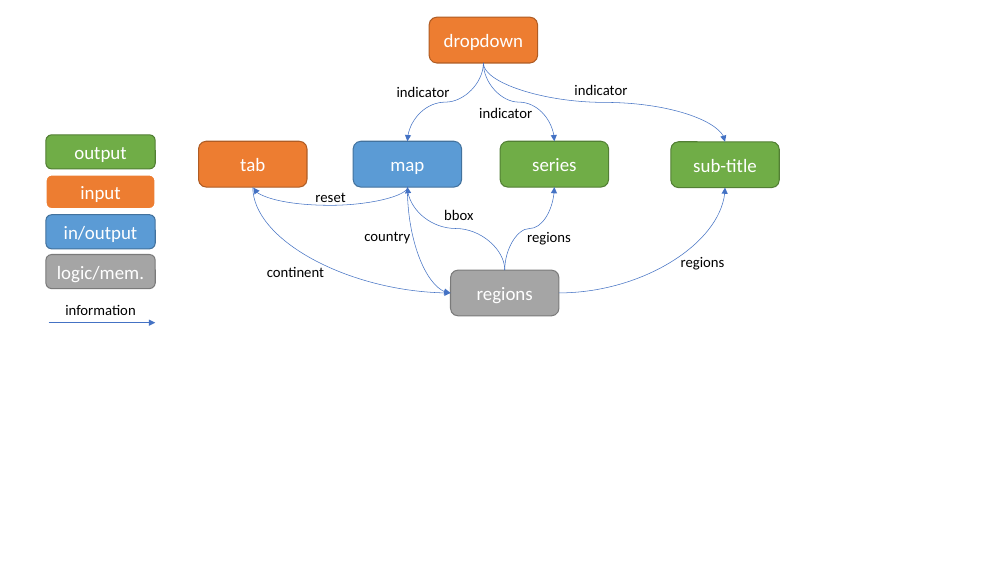
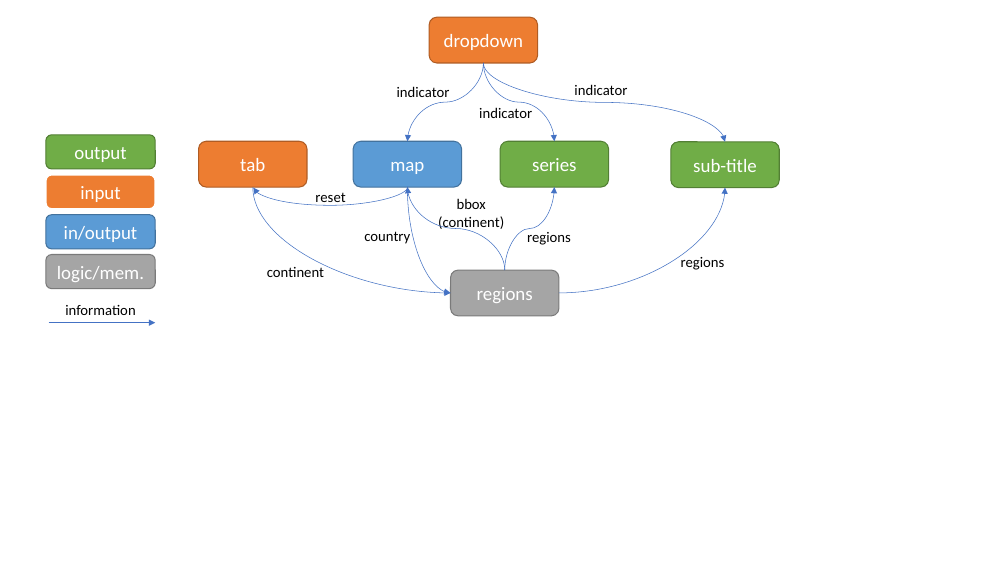
Before and after one commit to ditori1976/covid_app, a slide deck: slide 1 of notebooks/interactions.pptx. Drawn at 1008x567 pixels with LibreOffice and Linux fonts; fonts in the diff are those of the drawing. Boxes give left, top, right and bottom in pixels: in the first picture for what was removed or moved away, otherwise in the second. Text is boxed around its words. In the diff, an @@ line names an element or a change of style, - is before the commit and + after.

```diff
--- a/notebooks/interactions.pptx
+++ b/notebooks/interactions.pptx
@@ text "bbox": place and size @@
-text "bbox" at (444, 209, 473, 220)
+text "bbox" at (438, 198, 504, 231)
@@ text at (438, 216, 504, 231): paragraph added @@
+(continent)
```
Also in this commit, not shown: 2 slides added, 1 slide removed, 1 other file.
